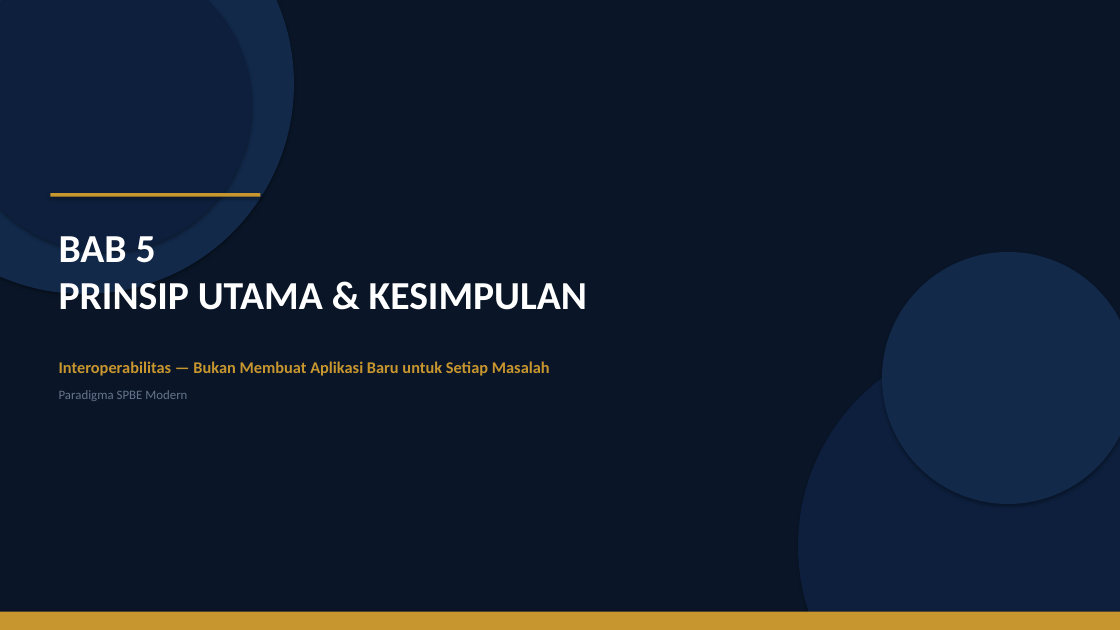
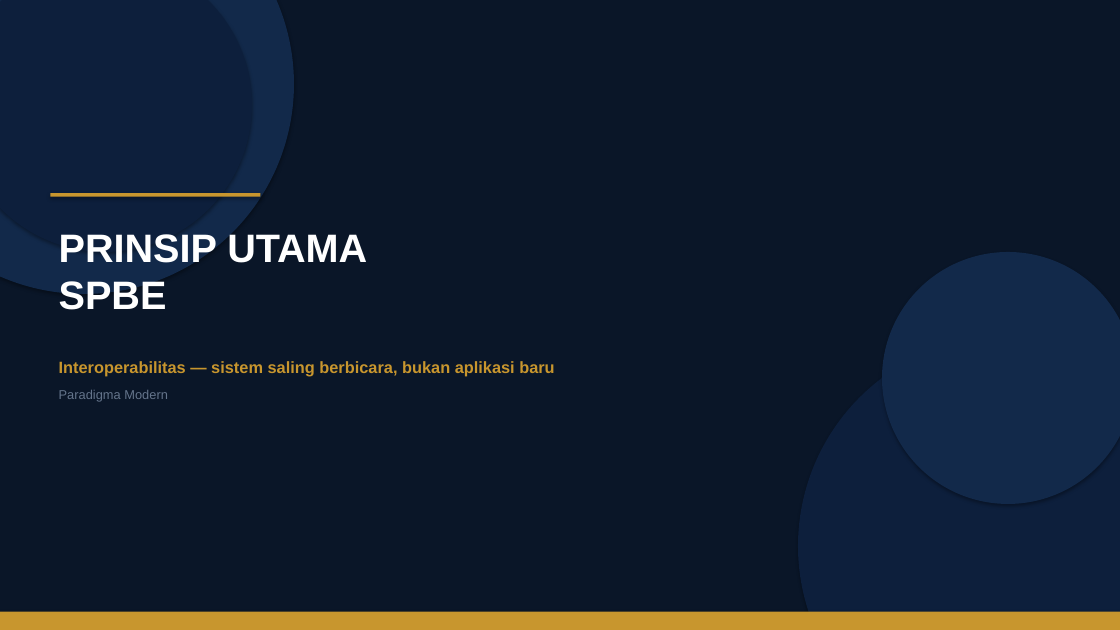
Before and after one commit to rahadiana/coba_ppt, a slide deck: slide 14 of SPBE_Transformasi_Birokrasi.pptx. Drawn at 1120x630 pixels with LibreOffice and Linux fonts; fonts in the diff are those of the drawing. Boxes give left, top, right and bottom in pixels: in the first picture for what was removed or moved away, otherwise in the second. Text is boxed around its words. In the diff, an @@ line names an element or a change of style, - is before the commit and + after.

Commit message:
fix: restore original SPBE presentation from initial commit

```diff
--- a/SPBE_Transformasi_Birokrasi.pptx
+++ b/SPBE_Transformasi_Birokrasi.pptx
@@ text at [59, 234, 367, 310]: text changed; font Calibri to Arial @@
-BAB 5
-PRINSIP UTAMA & KESIMPULAN
+PRINSIP UTAMA
+SPBE
@@ text at [59, 361, 554, 376]: text changed; font Calibri to Arial @@
-Interoperabilitas — Bukan Membuat Aplikasi Baru untuk Setiap Masalah
+Interoperabilitas — sistem saling berbicara, bukan aplikasi baru
@@ text at [59, 390, 168, 402]: text changed; font Calibri to Arial @@
-Paradigma SPBE Modern
+Paradigma Modern
```
Also in this commit, not shown: 14 other slides changed, 1 slide added, 1 slide removed.
